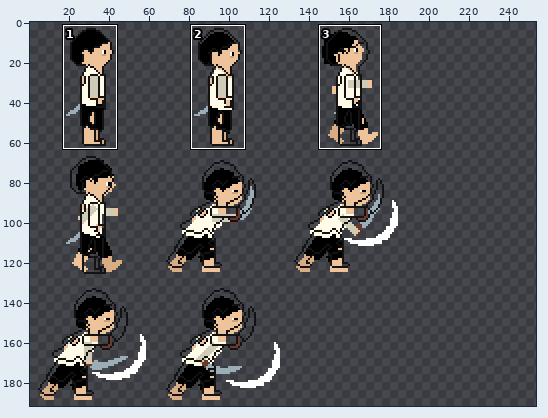
Two states of a sprite sheet, escenas/protagonista.png. The picture above shows the old version from afar; the outline marks the close-up.
Close-up. Old version:
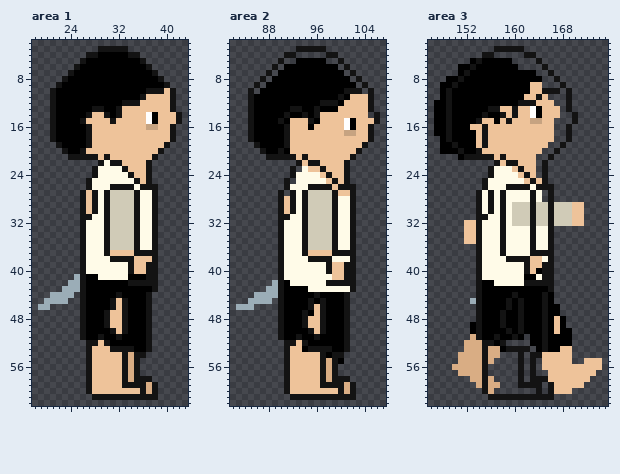
The file is 192x192 pixels. Shown: area 1: x 18..43, y 2..62; area 2: x 82..107, y 2..62; area 3: x 146..175, y 2..62. The old version is drawn lined up with the new one, on the new canvas. The wide view leaves out empty margins. The commit also changed other parts of the picture, which this record leaves out.
Once edited:
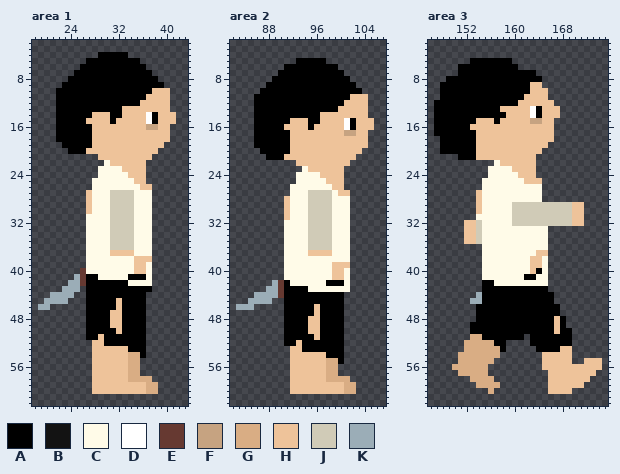
Palette (. is transparent): A #000000  B #131313  C #fffbe8  D #ffffff  E #663931  F #c6a381  G #d9ad84  H #eec39a  J #d0cbb7  K #9badb7
Difference:
canvas 192x192 -> 256x192
Changed rows in their new state; - is an unchanged pixel.
Area 1:
first column x 21:
 3 --------.....---------
 4 ------..-----..-------
 5 -----.---------.------
 6 ----.-----------.-----
 7 ---.-------------.----
 8 --.---------------.---
 9 -.-----------------.--
10 .---------------AHH-.-
11 .--------------A----.-
12 .-----------AAA-----.-
13 .------AA--A--------.-
14 .-----A--H-A---------.
15 .----A----A----------.
16 .-----A-------------.-
17 .-----A-------------.-
18 .-----A-------------.-
19 -.----A------------.--
20 --.--A------------.---
21 ---.....-H-------.----
22 --------.-HH----.-----
23 -------.----H---.-----
24 -------.-----H--.-----
25 ------.-------H-.-----
26 ------.---CCCC-HH.----
27 -----.-C-C----C--.----
28 -----.-C-C----C--.----
29 -----.-C-C----C--.----
30 -----.-C-C----C--.----
31 -----.C--C----C--.----
32 -----.---C----C--.----
33 -----.---C----C--.----
34 -----.---C----C--.----
35 -----.---C----C--.----
36 -----.---C----C--.----
37 -----.---C----CCC.----
38 -----.----CCCC---.----
39 -----.-------C--C.----
40 -----E-------C--C.----
41 -----E----------C.----
42 -----E-------CCCC.----
43 -----.-----------.----
44 -----.-----A----.-----
45 -----.----A-A---.-----
46 -----.----A-A---.-----
47 -----.---A--A---.-----
48 -----.---A--A---.-----
49 -----.---A--A---.-----
50 -----.----A-A---.-----
51 -----.--H--A----.-----
52 ------.H-A------.-----
53 ------.---HHHA--.-----
54 ------.-----H-GA------
55 ------.-----H-G-------
56 ------.-----H-G-------
57 ------.-----H-G-------
58 ------.-----H-GGG-----
59 ------.-----HHHH-G----
60 ------.--------H-G----
61 -------...........----
Area 2:
first column x 85:
 3 --------.....---------
 4 ------..-----..-------
 5 -----.---------.------
 6 ----.-----------.-----
 7 ---.-------------.----
 8 --.---------------.---
 9 -.-----------------.--
10 .---------------AAA-.-
11 .--------------A----.-
12 .-----------AAA-----.-
13 .------AA--A--------.-
14 .-----A--A-A---------.
15 .----A----A----------.
16 .-----H-------------H-
17 .-----A-------------.-
18 .-----A-------------.-
19 -A----A------------H--
20 --A--A------------H---
21 ---AAAHH-H-------H----
22 --------H-HH----H-----
23 -------.----H---.-----
24 -------.-----H--.-----
25 ------.-------H-.-----
26 ------.---CCCC-H..----
27 -----.-C-C----C--.----
28 -----.-C-C----C--.----
29 -----.-C-C----C--.----
30 -----.-C-C----C--.----
31 -----.H--C----C--.----
32 -----.---C----C--.----
33 -----.---C----C--.----
34 -----.---C----C--.----
35 -----.---C----C--.----
36 -----.---C----C--.----
37 -----.---C----CCC.----
38 -----.----CCCC---.----
39 -----.-------C--H.----
40 -----.-------C--C.----
41 -----.----------C.----
42 -----E-------AAAC.----
43 -----E-----------.----
44 -----E-----A----.-----
45 -----.----A-A---.-----
46 -----.----A-A---.-----
47 -----.---A--A---.-----
48 -----.---A--A---.-----
49 -----.---A--A---.-----
50 -----.----H-A---.-----
51 -----.--A--H----.-----
52 ------AA-A------.-----
53 ------.---AAAA--.-----
54 ------.-----H-AA------
55 ------.-----H-G-------
56 ------.-----H-G-------
57 ------.-----H-G-------
58 ------.-----H-GGG-----
59 ------.-----HHHH-G----
60 ------.--------H-G----
61 -------...........----
Area 3:
first column x 149:
 3 --------.....---------
 4 ------..-----..-------
 5 -----A---------.------
 6 ----A-----------.-----
 7 ---A-------------.----
 8 --A---------------.---
 9 -A-----------------.--
10 A---------------H..-.-
11 A--------------H----.-
12 A-----------HHH-----.-
13 A------AA--H--------.-
14 A-----A--A-H---------.
15 A----H----H----------.
16 A-----H-------------.-
17 A-----H-------------.-
18 A-----H-------------.-
19 -A----H------------.--
20 --A--H------------.---
21 ---AAHHH-H-------.----
22 --------C-HH----.-----
23 -------C----H---.-----
24 -------C-----H--.-----
25 ------C-------H-.-----
26 ------C---CCCC-C..----
27 -----H-C-C----C--.----
28 -----H-C-C----C--.----
29 -----H-C-C----J--J----
30 -----H-C-C----J--J----
31 -----CC--C----J--J----
32 -----J---C----J--J----
33 -----J---C----C--.----
34 -----J---C----C--.----
35 -----J---C----C--.----
36 -----.---C----C--.----
37 -----.---C----CHH.----
38 -----.----CCCC---.----
39 -----.-------C--C.----
40 -----.-------C--C.----
41 -----.----------C.----
42 -----.-------CCCC.----
43 -----.-----------.----
44 -----K-----A----A-----
45 -----K----A-A---A-----
46 -----A----A-A---A-----
47 -----A---A--A---A-----
48 -----A---A--A---A-----
49 -----A---A--A---A-----
50 -----A----A-A---A-----
51 -----G--A--A----A-----
52 ------GG-A------A-----
53 ------G---....--A-----
54 ------G-----.-..------
55 ------G-----.-.-------
56 ------G-----.-.-------
57 ------G-----.-.-------
58 ------G-----.-...-----
59 ------G-----....-H----
60 ------.--------.-H----
61 -------...........----
Boxes around the changes in both close-ups, in picture pixels (x1, y1, x2, y2):
changed: (50, 46, 182, 400)
changed: (248, 46, 380, 400)
changed: (446, 46, 578, 400)
